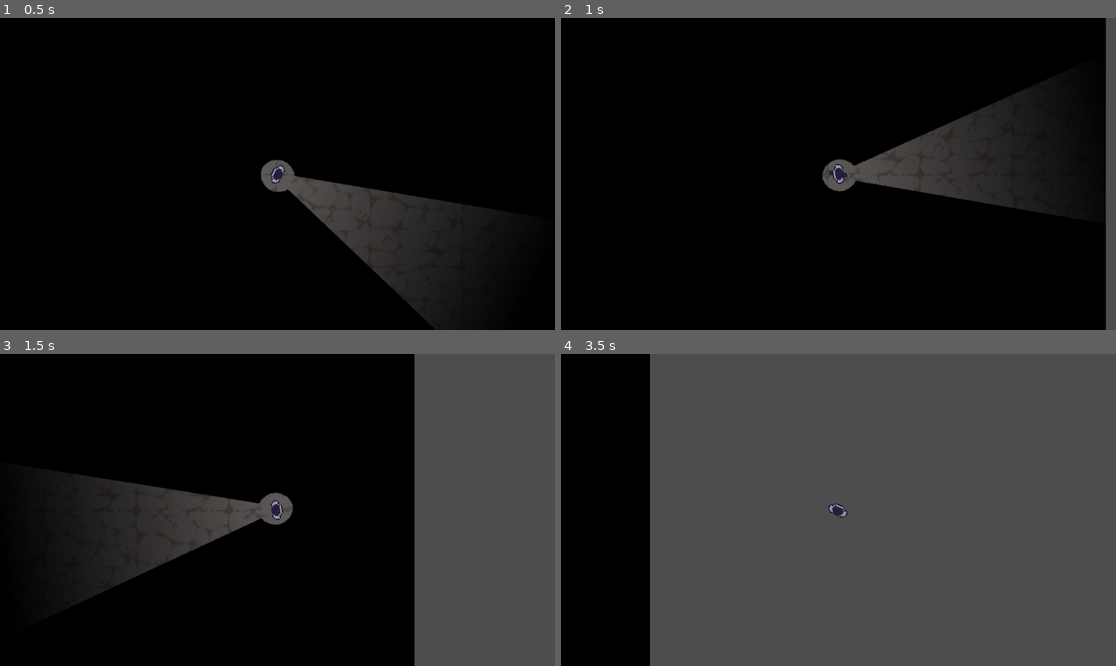
Above: before the commit, frames 1-4 (two rows, left to right).
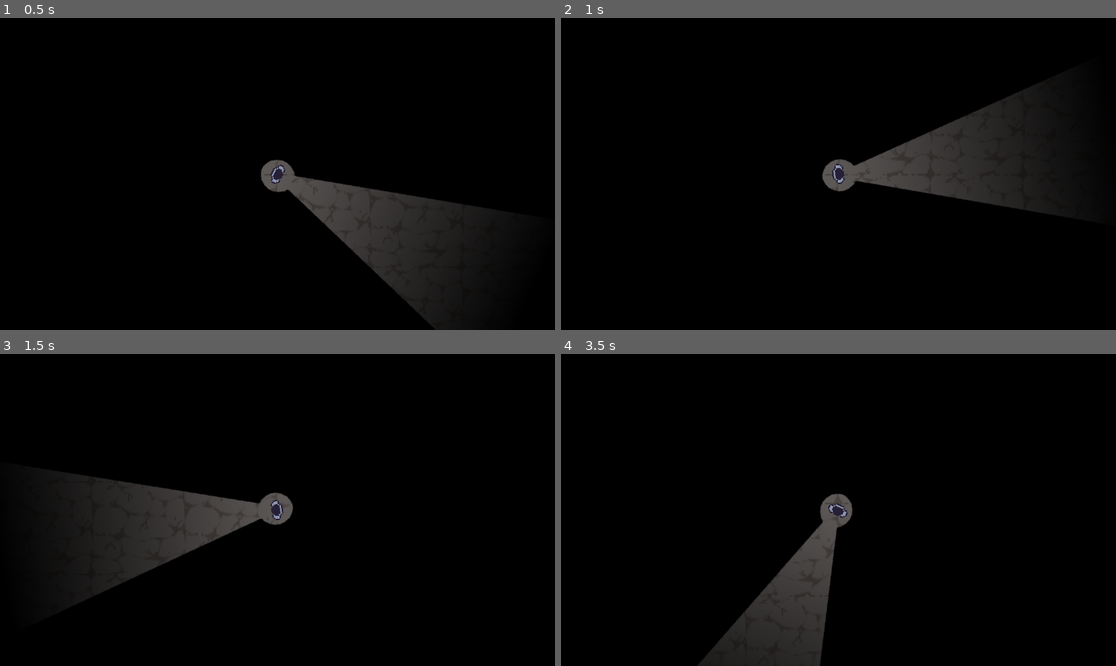
Above: after the commit, the same moments.

Repository: Mistery03/GJBRACKEY2_Home
Game: Godot game, scene res://scene/school/outside.tscn
The game is run twice, just before and just after one commit, with the same random seed, the same clock (stepped at 60 frames per second) and the same inputs. The project has no main scene, so this scene is started directly.
Inputs (mouse positions are in pixels of both pictures, inside the frame that each line leads up to):
- Up to frame 1 (0.5 s): no input
- Up to frame 2 (1 s): tap Enter at 0.5 s; move the mouse to (960, 158) at 0.52 s; hold Right (ui_right) from 0.53 s (still down)
- Up to frame 3 (1.5 s): move the mouse to (166, 525) at 1.27 s; release Right (ui_right) at 1.28 s; hold S (backward, bound only after the commit) from 1.28 s (still down)
- Up to frame 4 (3.5 s): move the mouse to (894, 441) at 2.02 s; release S (backward, bound only after the commit) at 2.03 s; hold Right (ui_right) 2.03-2.78 s; move the mouse to (810, 572) at 2.77 s; hold W (forward, bound only after the commit) from 2.78 s (still down)

Frame 1 is identical in both runs. In frame 2, 1.9% of the frame differs, in the area x 48-100%, y 0-100%; in frame 3, 25%; in frame 4, 81%, in the area x 16-100%, y 0-100%.

Commit message:
Basic Movement

Diff:
--- /dev/null
+++ b/gamejambrackey/entity/entity.gd
@@ -0,0 +1,6 @@
+class_name Entity
+extends CharacterBody2D
+
+@export_category("Entity Settings")
+@export var animation: AnimatedSprite2D
+@export var movementSpeed:float = 300.0
--- a/gamejambrackey/entity/player/player.gd
+++ b/gamejambrackey/entity/player/player.gd
@@ -1,24 +1,20 @@
-extends CharacterBody2D
+class_name Player
+extends Entity
 
-@onready var animation: AnimatedSprite2D = $AnimatedSprite2D
-
-const SPEED = 300.0
-const JUMP_VELOCITY = -400.0
-
+func _process(delta: float) -> void:
+	look_at(get_global_mouse_position())
 
 func _physics_process(delta: float) -> void:
 
-
-	look_at(get_global_mouse_position())
-
 	# Get the input direction and handle the movement/deceleration.
 	# As good practice, you should replace UI actions with custom gameplay actions.
-	var direction := Input.get_axis("ui_left", "ui_right")
+	var direction := Input.get_vector("left","right","forward","backward")
 	if direction:
-		velocity.x = direction * SPEED
+		velocity = direction* movementSpeed
 		animation.play("walk")
 	else:
-		velocity.x = move_toward(velocity.x, 0, SPEED)
+		velocity.x = move_toward(velocity.x, 0, movementSpeed)
+		velocity.y = move_toward(velocity.y, 0, movementSpeed)
 		animation.play("idle")
 
 	move_and_slide()
--- a/gamejambrackey/entity/player/player.tscn
+++ b/gamejambrackey/entity/player/player.tscn
@@ -51,15 +51,17 @@
 [sub_resource type="CircleShape2D" id="CircleShape2D_830tl"]
 radius = 6.0
 
-[node name="Player" type="CharacterBody2D"]
+[node name="Player" type="CharacterBody2D" node_paths=PackedStringArray("animation")]
 script = ExtResource("1_ar5lc")
+animation = NodePath("AnimatedSprite2D")
+movementSpeed = 100.0
 
 [node name="AnimatedSprite2D" type="AnimatedSprite2D" parent="."]
 texture_filter = 1
 rotation = -1.5708
 sprite_frames = SubResource("SpriteFrames_u23dj")
 animation = &"walk"
-frame_progress = 0.43491
+frame_progress = 0.548995
 
 [node name="CollisionShape2D" type="CollisionShape2D" parent="."]
 position = Vector2(0, 1)
--- a/gamejambrackey/project.godot
+++ b/gamejambrackey/project.godot
@@ -18,6 +18,29 @@
 
 project/assembly_name="GameJamBrackey"
 
+[input]
+
+forward={
+"deadzone": 0.5,
+"events": [Object(InputEventKey,"resource_local_to_scene":false,"resource_name":"","device":-1,"window_id":0,"alt_pressed":false,"shift_pressed":false,"ctrl_pressed":false,"meta_pressed":false,"pressed":false,"keycode":87,"physical_keycode":0,"key_label":0,"unicode":119,"location":0,"echo":false,"script":null)
+]
+}
+backward={
+"deadzone": 0.5,
+"events": [Object(InputEventKey,"resource_local_to_scene":false,"resource_name":"","device":-1,"window_id":0,"alt_pressed":false,"shift_pressed":false,"ctrl_pressed":false,"meta_pressed":false,"pressed":false,"keycode":83,"physical_keycode":0,"key_label":0,"unicode":115,"location":0,"echo":false,"script":null)
+]
+}
+left={
+"deadzone": 0.5,
+"events": [Object(InputEventKey,"resource_local_to_scene":false,"resource_name":"","device":-1,"window_id":0,"alt_pressed":false,"shift_pressed":false,"ctrl_pressed":false,"meta_pressed":false,"pressed":false,"keycode":65,"physical_keycode":0,"key_label":0,"unicode":97,"location":0,"echo":false,"script":null)
+]
+}
+right={
+"deadzone": 0.5,
+"events": [Object(InputEventKey,"resource_local_to_scene":false,"resource_name":"","device":-1,"window_id":0,"alt_pressed":false,"shift_pressed":false,"ctrl_pressed":false,"meta_pressed":false,"pressed":false,"keycode":68,"physical_keycode":0,"key_label":0,"unicode":100,"location":0,"echo":false,"script":null)
+]
+}
+
 [rendering]
 
 renderer/rendering_method="gl_compatibility"
